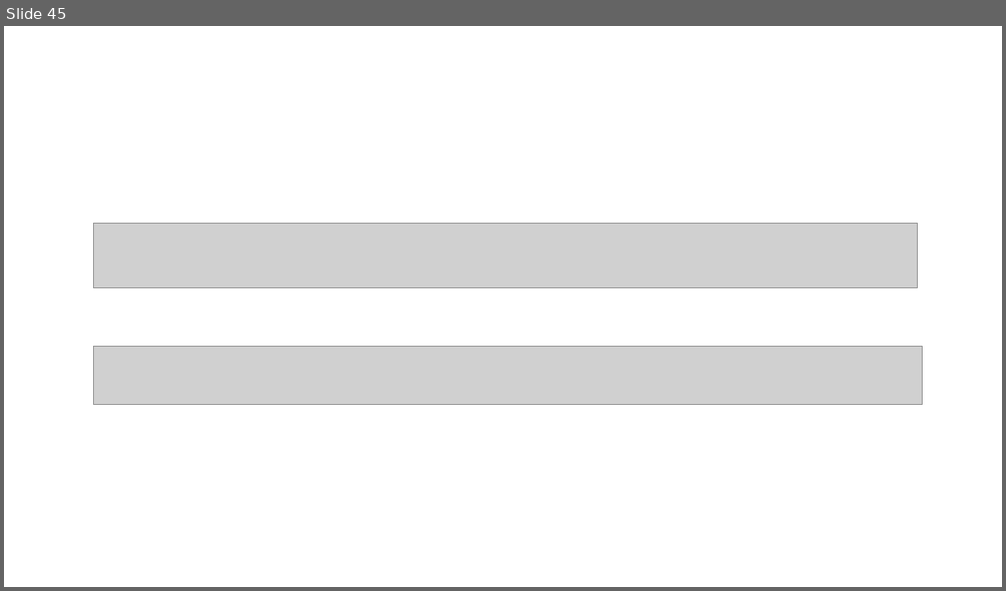
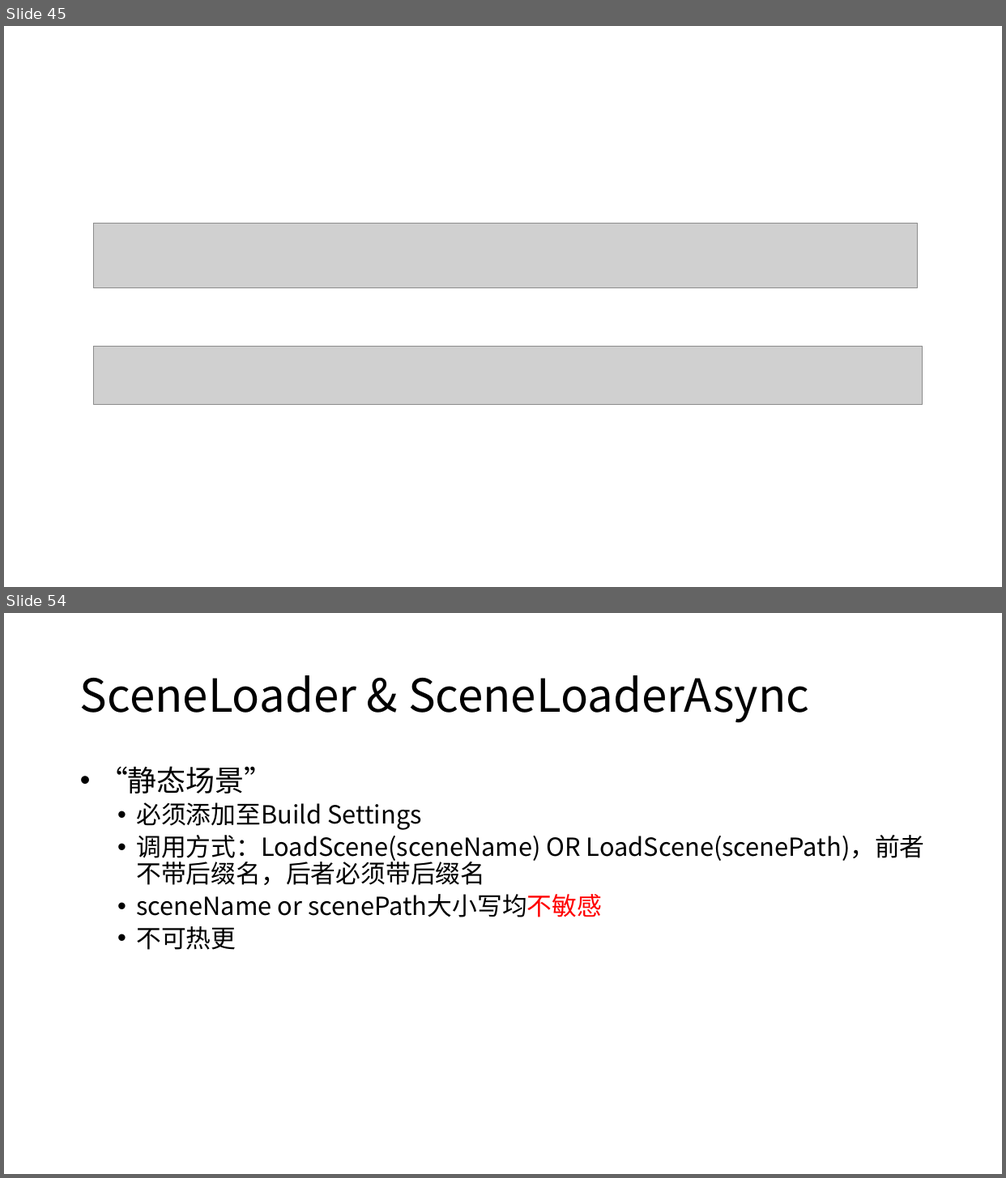
Before and after one commit to xukunn1226/__UnityFramework, a slide deck: Assets/Slice/《资源管理——从理论到实践》.pptx. Shown one above the other, each under a label of ours: slide 45 before the commit, slides 45 and 54 after it; the slides between them are not shown. The pictures are 1006x591 and 1006x1178 pixels, drawn with LibreOffice and Linux fonts; fonts in the diff are those of the drawing; grey boxes stand for pictures. Boxes give left, top, right and bottom in pixels: in the first picture for what was removed or moved away, otherwise in the second. Text is boxed around its words. In the diff, an @@ line names an element or a change of style, - is before the commit and + after.

```diff
--- a/Assets/Slice/《资源管理——从理论到实践》.pptx
+++ b/Assets/Slice/《资源管理——从理论到实践》.pptx
@@ slide 54 added at (x1=4, y1=613, x2=1002, y2=1174), background #FFFFFF @@
@@ title added at (x1=80, y1=675, x2=809, y2=723), 44 pt, text #000000 @@
+SceneLoader & SceneLoaderAsync
@@ text added at (x1=99, y1=766, x2=925, y2=950), 24 pt, text #000000 @@
+• “静态场景”
+  • 必须添加至Build Settings
+  • 调用方式：LoadScene(sceneName) OR LoadScene(scenePath)，前者不带后缀名，后者必须带后缀名
+  • sceneName or scenePath大小写均不敏感
+  • 不可热更
```
Also in this commit, not shown: 2 slides changed, 11 other slides added, 5 other files.
